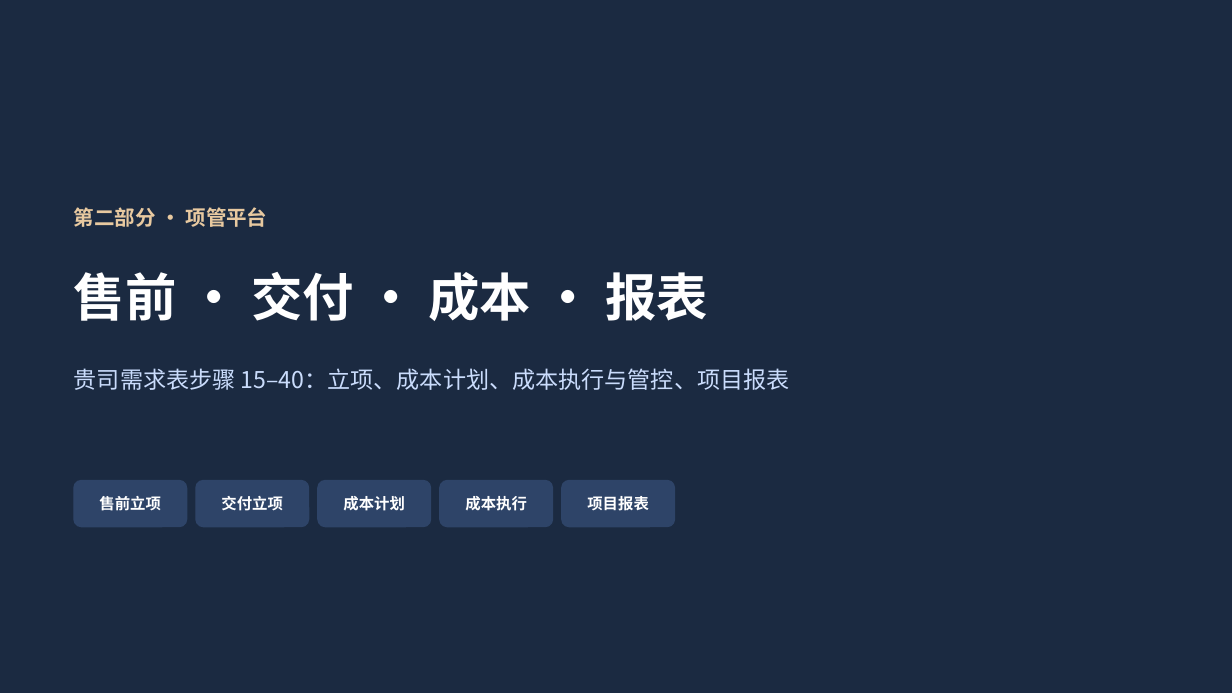
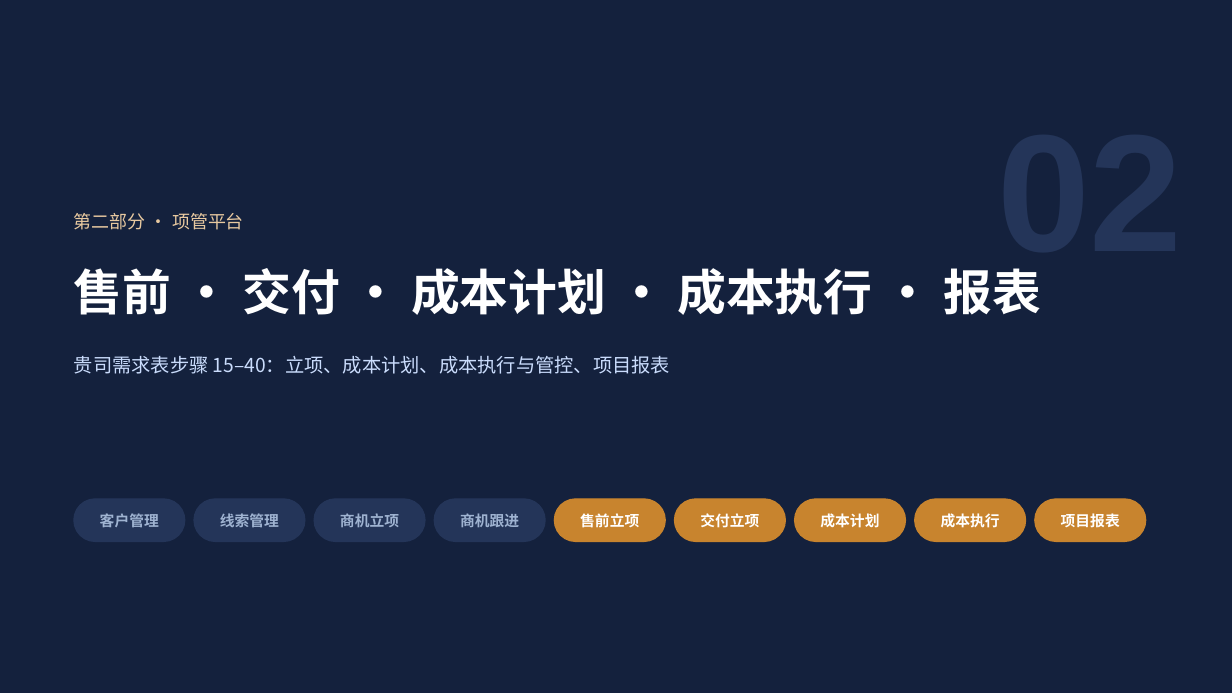
Before and after one commit to sunhaolin/hotcrm, a slide deck: slide 17 of docs/demo/psa-presales/客户汇报-华信案例.pptx. Drawn at 1232x693 pixels with LibreOffice and Linux fonts; fonts in the diff are those of the drawing. Boxes give left, top, right and bottom in pixels: in the first picture for what was removed or moved away, otherwise in the second. Text is boxed around its words. In the diff, an @@ line names an element or a change of style, - is before the commit and + after.

```diff
--- a/docs/demo/psa-presales/客户汇报-华信案例.pptx
+++ b/docs/demo/psa-presales/客户汇报-华信案例.pptx
@@ background #1B2A41 to #14213D @@
@@ text "第二部分 · 项管平台" at box(74, 213, 244, 230): size 16 to 14 pt, bold off @@
@@ text at box(74, 268, 1042, 315): text changed; size 40 to 38 pt @@
-售前 · 交付 · 成本 · 报表
+售前 · 交付 · 成本计划 · 成本执行 · 报表
@@ text added at box(997, 268, 1183, 281), 130 pt, text #243559, bold @@
+02
@@ text "贵司需求表步骤 15–40：立项、成本计划、成本执行与管控、项目报表": place and size @@
-text "贵司需求表步骤 15–40：立项、成本计划、成本执行与管控、项目报表" at box(74, 368, 790, 390)
+text "贵司需求表步骤 15–40：立项、成本计划、成本执行与管控、项目报表" at box(74, 356, 670, 374)
@@ text "贵司需求表步骤 15–40：立项、成本计划、成本执行与管控、项目报表" at box(74, 356, 670, 374): size 18 to 15 pt @@
@@ rounded rectangle: place and size @@
-rounded rectangle at box(74, 481, 187, 527)
+rounded rectangle at box(74, 499, 185, 542)
@@ rounded rectangle: place and size @@
-rounded rectangle at box(196, 481, 309, 527)
+rounded rectangle at box(194, 499, 305, 542)
@@ fill #2E4468 to #243559; outline #2E4468 1 pt to #243559 1 pt; proportions changed in 4 elements at box(74, 499, 185, 542), box(194, 499, 305, 542), box(314, 499, 425, 542), box(434, 499, 545, 542) @@
@@ text "售前立项": place and size @@
-text "售前立项" at box(99, 496, 161, 511)
+text "售前立项" at box(580, 513, 639, 528)
@@ 3 rounded rectangles: place and size @@
-3 rounded rectangles at box(318, 481, 675, 527)
+3 rounded rectangles at box(314, 499, 665, 542)
@@ rounded rectangle at box(555, 499, 665, 542): fill #2E4468 to #C8842E; outline #2E4468 1 pt to #C8842E 1 pt; proportions changed @@
@@ text "交付立项": place and size @@
-text "交付立项" at box(221, 496, 283, 511)
+text "交付立项" at box(700, 513, 759, 528)
@@ rounded rectangle added at box(675, 499, 786, 542), fill #C8842E, outline #C8842E 1 pt @@
@@ rounded rectangle added at box(795, 499, 906, 542), fill #C8842E, outline #C8842E 1 pt @@
@@ rounded rectangle added at box(915, 499, 1026, 542), fill #C8842E, outline #C8842E 1 pt @@
@@ size 12 to 11.5 pt in 5 elements at box(580, 513, 639, 528), box(700, 513, 759, 528), box(820, 513, 879, 528), box(941, 513, 1000, 528), box(1061, 513, 1120, 527) @@
@@ 3 texts: place and size @@
-3 texts at box(343, 496, 649, 511)
+3 texts at box(820, 513, 1120, 528)
@@ rounded rectangle added at box(1035, 499, 1146, 542), fill #C8842E, outline #C8842E 1 pt @@
@@ text added at box(100, 513, 159, 527), 11.5 pt, text #9FB3D1, bold @@
+客户管理
@@ text added at box(220, 513, 279, 527), 11.5 pt, text #9FB3D1, bold @@
+线索管理
@@ text added at box(340, 513, 399, 527), 11.5 pt, text #9FB3D1, bold @@
+商机立项
@@ text added at box(460, 513, 519, 527), 11.5 pt, text #9FB3D1, bold @@
+商机跟进
```
Also in this commit, not shown: 31 other slides changed, 3 slides added, 49 other files.
